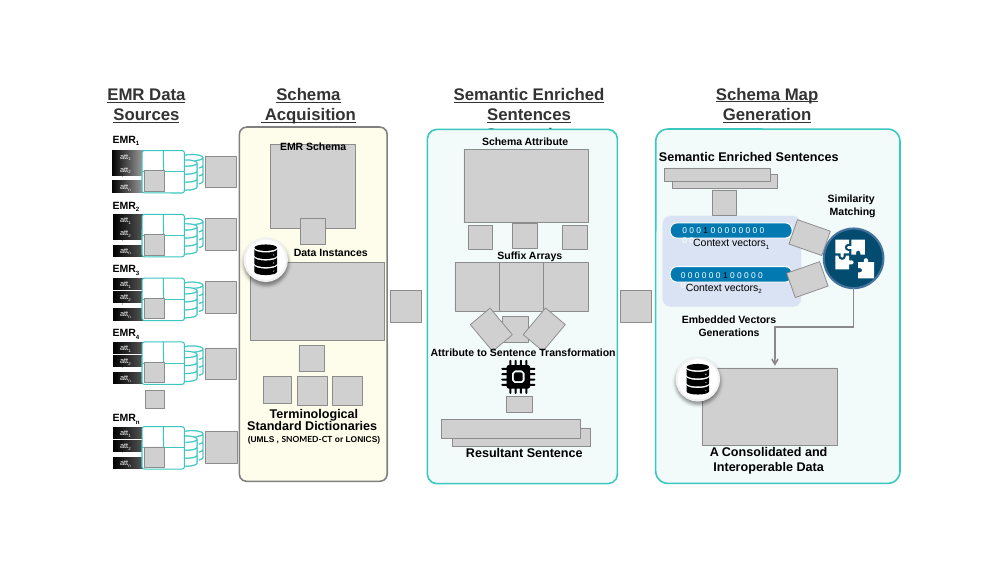
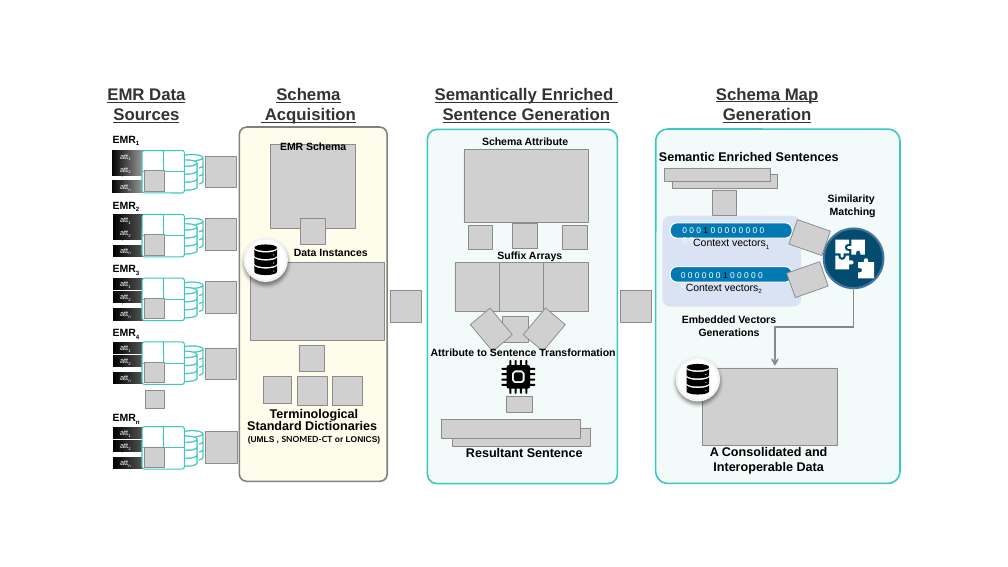
Before and after one commit to desertzebra/EMR-Interoperability, a slide deck: slide 1 of Presentations/EMR Interroperability V0.2.pptx. Drawn at 1008x567 pixels with LibreOffice and Linux fonts; fonts in the diff are those of the drawing; grey boxes stand for pictures; background and template pictures are left out. Boxes give left, top, right and bottom in pixels: in the first picture for what was removed or moved away, otherwise in the second. Text is boxed around its words. In the diff, an @@ line names an element or a change of style, - is before the commit and + after.

Commit message:
v 4 result

```diff
--- a/Presentations/EMR Interroperability V0.2.pptx
+++ b/Presentations/EMR Interroperability V0.2.pptx
@@ text at box(435, 88, 614, 123): text changed @@
-Semantic Enriched Sentences Generation
+Semantically Enriched
+Sentence Generation
```
